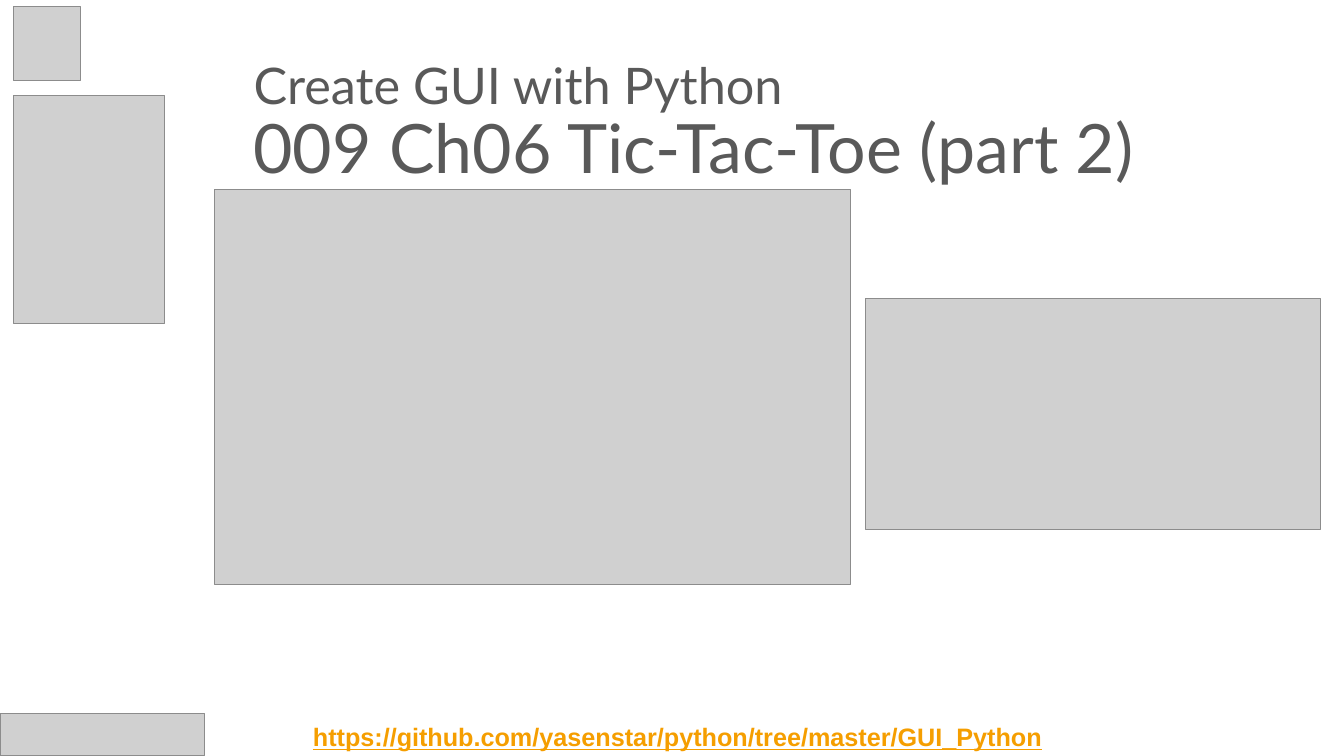
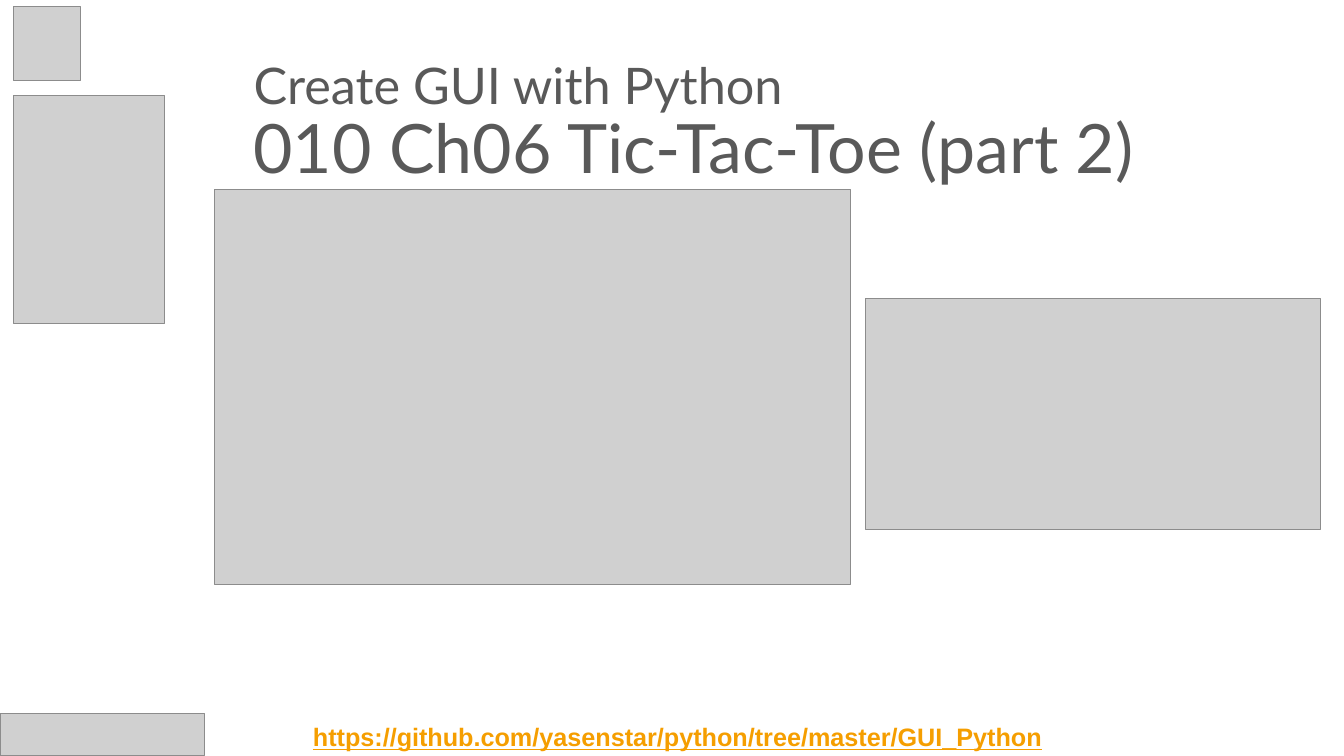
Before and after one commit to yasenstar/python, a slide deck: slide 10 of GUI_Python/Create_GUI_with_Python.pptx. Drawn at 1344x756 pixels with LibreOffice and Linux fonts; fonts in the diff are those of the drawing; grey boxes stand for pictures; background and template pictures are left out. Boxes give left, top, right and bottom in pixels: in the first picture for what was removed or moved away, otherwise in the second. Text is boxed around its words. In the diff, an @@ line names an element or a change of style, - is before the commit and + after.

```diff
--- a/GUI_Python/Create_GUI_with_Python.pptx
+++ b/GUI_Python/Create_GUI_with_Python.pptx
@@ title at (254, 67, 1134, 185): text changed @@
-Create GUI with Python
-009 Ch06 Tic-Tac-Toe (part 2)
+Create GUI with Python
+010 Ch06 Tic-Tac-Toe (part 2)
```
